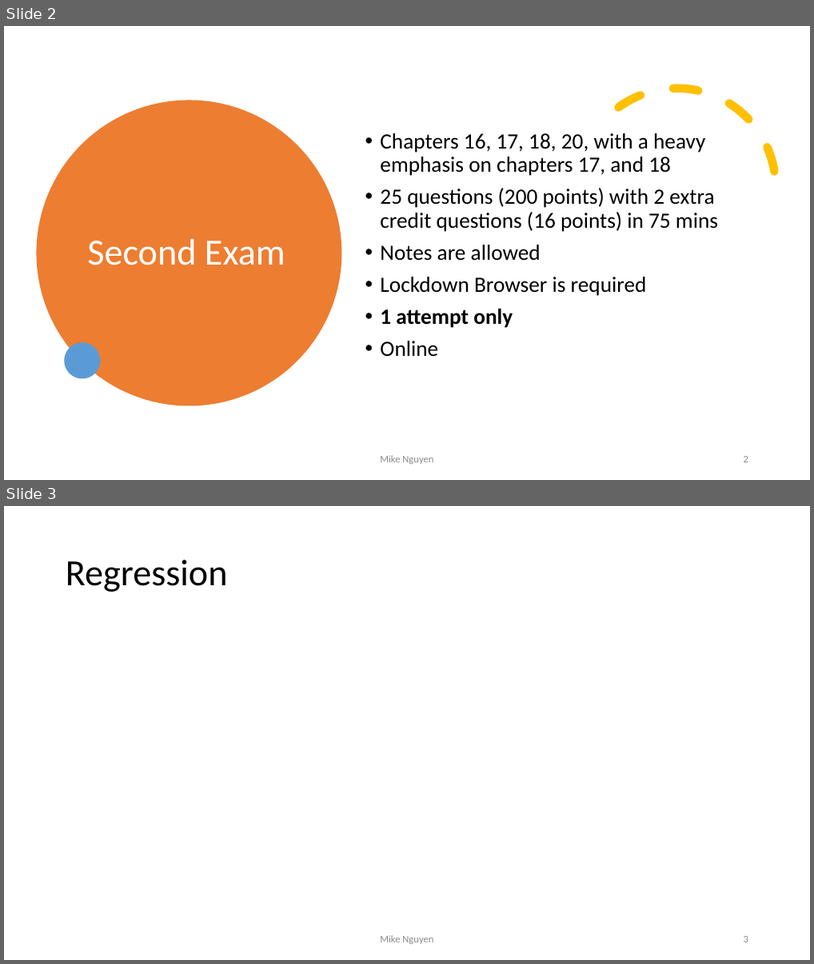
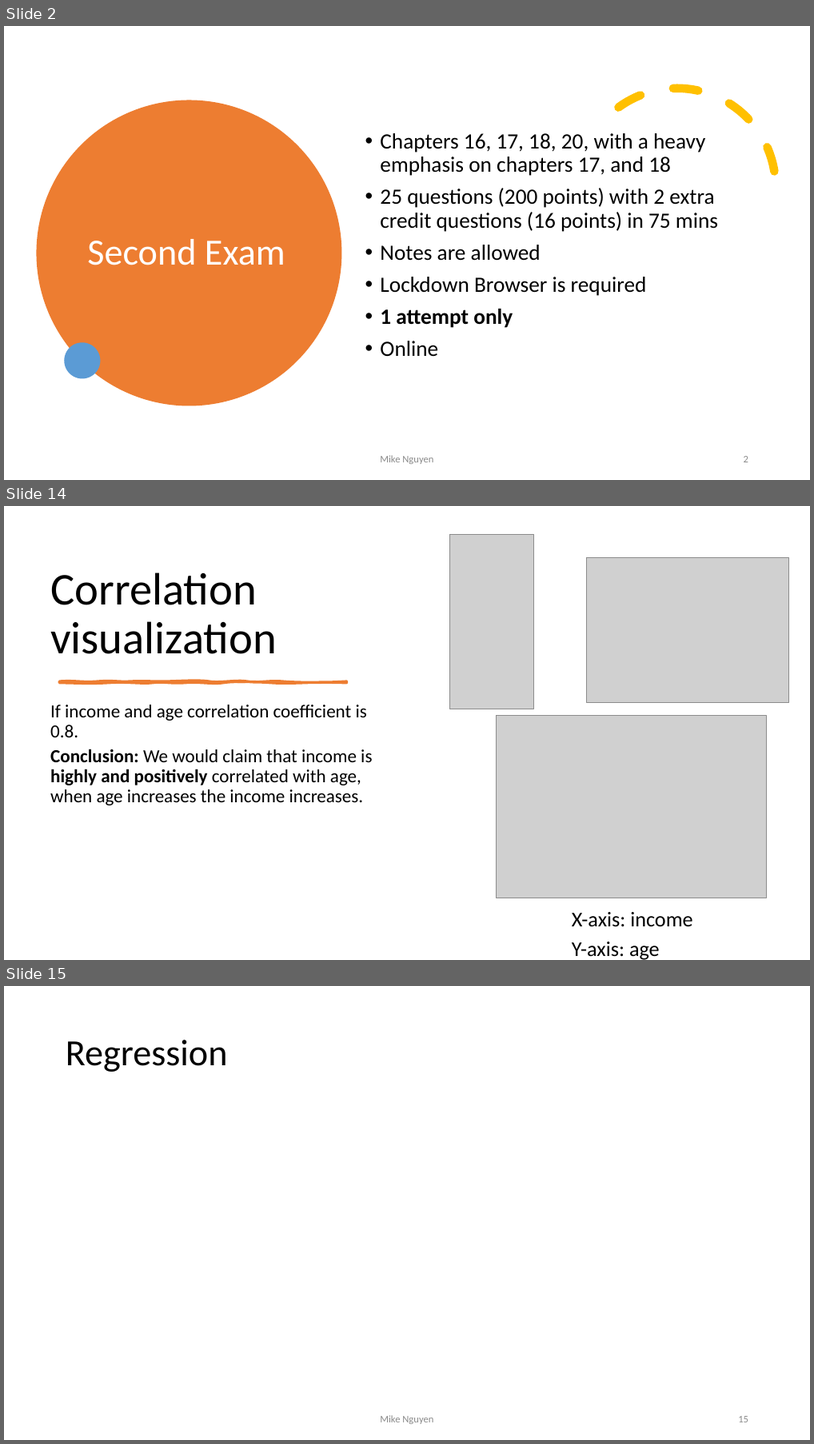
Before and after one commit to mikenguyen13/mar4050, a slide deck: lectures/14/2_Review.pptx. Shown one above the other, each under a label of ours: slides 2 and 3 before the commit, slides 2, 14 and 15 after it; the slides between them are not shown. The pictures are 814x964 and 814x1444 pixels, drawn with LibreOffice and Linux fonts; fonts in the diff are those of the drawing; grey boxes stand for pictures. Boxes give left, top, right and bottom in pixels: in the first picture for what was removed or moved away, otherwise in the second. Text is boxed around its words. In the diff, an @@ line names an element or a change of style, - is before the commit and + after.

```diff
--- a/lectures/14/2_Review.pptx
+++ b/lectures/14/2_Review.pptx
@@ slide 14 added at (4,506,810,960), background #FFFFFF @@
@@ picture added at (450,534,534,708) @@
@@ title added at (50,572,277,654), 54 pt, text #000000 @@
+Correlation visualization
@@ picture added at (587,558,790,703) @@
@@ freeform shape added at (60,681,347,683), fill #ED7D31, outline #ED7D31 3.25 pt @@
@@ text added at (50,704,372,805), 22 pt, text #000000 @@
+If income and age correlation coefficient is 0.8.
+Conclusion: We would claim that income is highly and positively correlated with age, when age increases the income increases.
@@ picture added at (497,716,767,897) @@
@@ text added at (572,912,693,960), 25 pt, text #000000 @@
+X-axis: income
+Y-axis: age
@@ what was slide 3 is now slide 15 @@
@@ page number at (738,1416,749,1422): text changed @@
-3
+15
```
Also in this commit, not shown: 12 other slides added, 15 other files.
